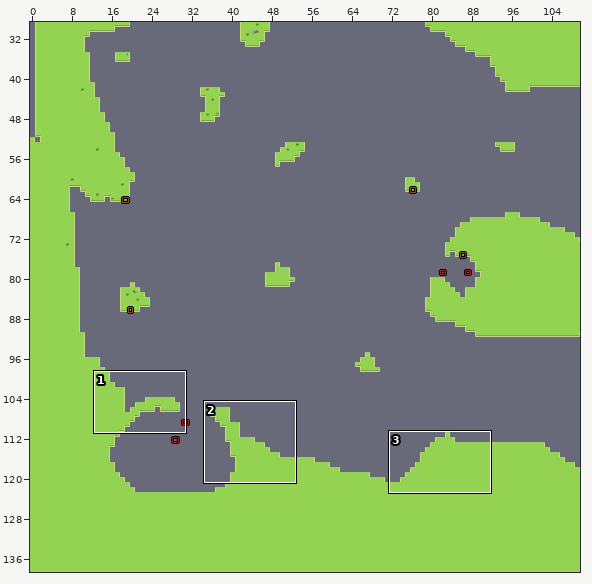
A LDtk project gets an edit: assets/levels/level.ldtk. The picture above shows the old version from afar; the outline marks the close-up.
Close-up. Earlier state:
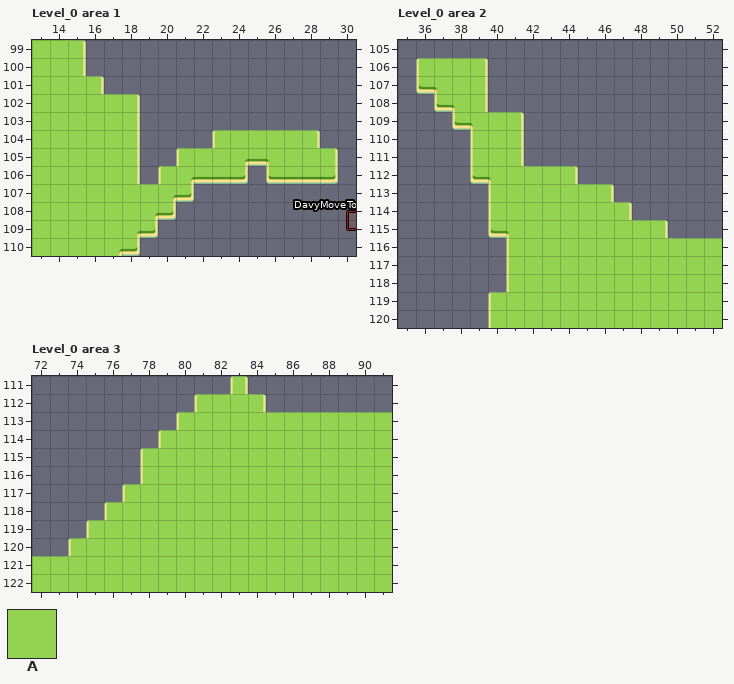
Cells are 100x100 px. Shown: Level_0 area 1 x 13..30, y 99..110; Level_0 area 2 x 35..52, y 105..120; Level_0 area 3 x 72..91, y 111..122. The commit also changed other parts of the map, which this record leaves out.
Key: from "Islands": A 1 "Ground".
_ is an empty cell.
Layer "Islands" before, Level_0 area 1, first column x 13:
 99 AAA_______________
100 AAA_______________
101 AAAA______________
102 AAAAAA____________
103 AAAAAA____________
104 AAAAAA____AAAAAA__
105 AAAAAA__AAAAAAAAA_
106 AAAAAA_AAAAA_AAAA_
107 AAAAAAAAA_________
108 AAAAAAAA__________
109 AAAAAAA___________
110 AAAAAA____________
Layer "Islands" before, Level_0 area 2, first column x 35:
105 __________________
106 _AAAA_____________
107 _AAAA_____________
108 __AAA_____________
109 ___AAAA___________
110 ____AAA___________
111 ____AAA___________
112 ____AAAAAA________
113 _____AAAAAAA______
114 _____AAAAAAAA_____
115 _____AAAAAAAAAA___
116 ______AAAAAAAAAAAA
117 ______AAAAAAAAAAAA
118 ______AAAAAAAAAAAA
119 _____AAAAAAAAAAAAA
120 _____AAAAAAAAAAAAA
Layer "Islands" before, Level_0 area 3, first column x 72:
111 ___________A________
112 _________AAAA_______
113 ________AAAAAAAAAAAA
114 _______AAAAAAAAAAAAA
115 ______AAAAAAAAAAAAAA
116 ______AAAAAAAAAAAAAA
117 _____AAAAAAAAAAAAAAA
118 ____AAAAAAAAAAAAAAAA
119 ___AAAAAAAAAAAAAAAAA
120 __AAAAAAAAAAAAAAAAAA
121 AAAAAAAAAAAAAAAAAAAA
122 AAAAAAAAAAAAAAAAAAAA
And afterwards:
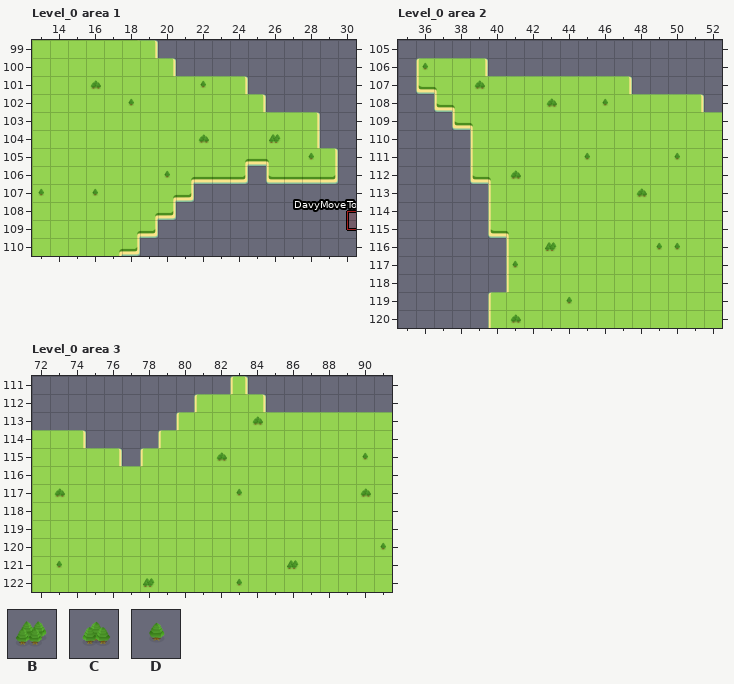
Further tiles: from "DecorTilemap": B 0, C 1, D 2.
What changed:
Layer "Islands", Level_0 area 1:
There is now tile A in row 99 at x 16 to 19; in row 100 at x 16 to 20; in row 101 at x 17 to 24; in row 102 at x 19 to 25; in row 103 at x 19 to 28; in row 104 at x 19 to 22.
There is now tile A in row 105 at x 19 to 20; in row 106 at x 19.
Layer "Decorations", Level_0 area 1:
There is now tile B in row 104 at x 26.
There is now tile C in row 101 at x 16; in row 104 at x 22.
There is now tile D in row 101 at x 22; in row 102 at x 18; in row 105 at x 28; in row 106 at x 20; in row 107 at x 13 and 16.
Layer "Islands", Level_0 area 2:
There is now tile A in row 107 at x 40 to 47; in row 108 at x 40 to 51; in rows 109 to 111 at x 42 to 52; in row 112 at x 45 to 52; in row 113 at x 47 to 52; in row 114 at x 48 to 52.
There is now tile A in row 115 at x 50 to 52.
Layer "Decorations", Level_0 area 2:
There is now tile B in row 116 at x 43.
There is now tile C in row 107 at x 39; in row 108 at x 43; in row 112 at x 41; in row 113 at x 48; in row 120 at x 41.
There is now tile D in row 106 at x 36; in row 108 at x 46; in row 111 at x 45 and 50; in row 116 at x 49 to 50; in row 117 at x 41; in row 119 at x 44.
Layer "Islands", Level_0 area 3:
There is now tile A in row 114 at x 72 to 74; in row 115 at x 72 to 76; in row 116 at x 72 to 77; in row 117 at x 72 to 76; in row 118 at x 72 to 75; in row 119 at x 72 to 74.
There is now tile A in row 120 at x 72 to 73.
Layer "Decorations", Level_0 area 3:
There is now tile B in row 121 at x 86; in row 122 at x 78.
There is now tile C in row 113 at x 84; in row 115 at x 82; in row 117 at x 73 and 90.
There is now tile D in row 115 at x 90; in row 117 at x 83; in row 120 at x 91; in row 121 at x 73; in row 122 at x 83.
